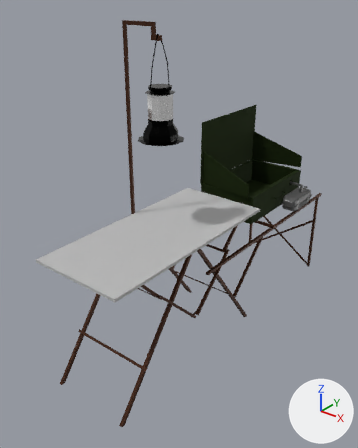
Two versions of the FBX model Assets/The Lost Wanderer Models/Environment/Save Area or Camp/grill set.fbx, one commit apart.
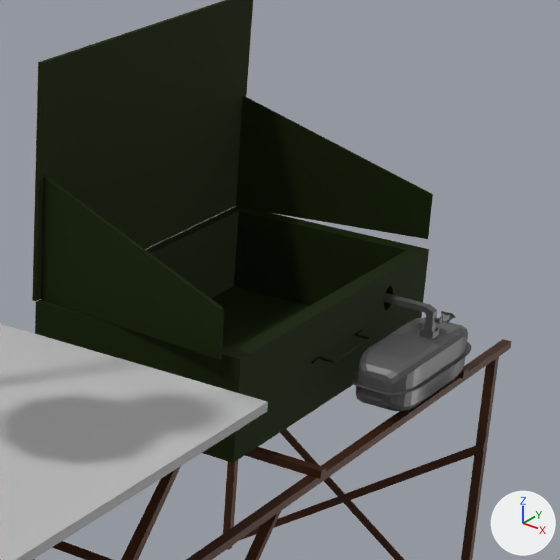
Each version is shown whole from a 50 mm camera at (1.436, -2.68, 2.115) aimed at (-0.32, -0.485, 0.753), then close up on the part from 54% to 93% of the width and 24% to 56% of the height. Arrows for +X, +Y and +Z are at lower right; the lights stay in place. Where no turn or scale is listed for an object, it has been applied to the vertices.

Names of what the first close-up shows: 'Grill', 'Grill Set'.
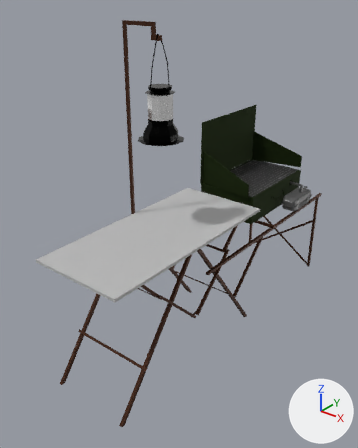
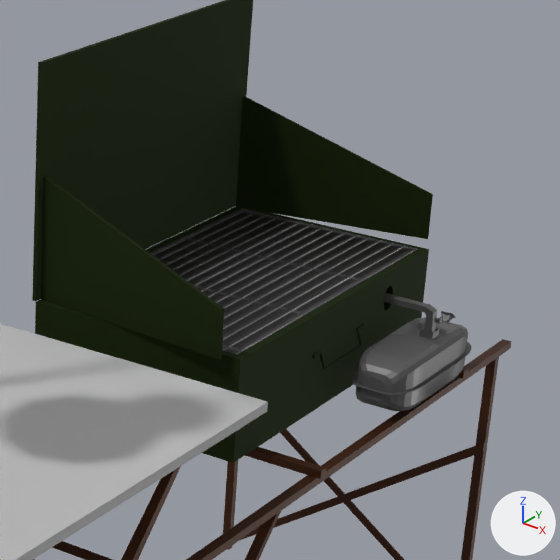
The change, as a list of edits to the scene's bpy script:
```text
Add img_grill_gates_png:
    img_grill_gates_png = load_image('grill gates.png', 'grill gates.png', 1024, 1024, 'sRGB')
Add mat_material_054:
    mat_material_054 = principled_material('Material.054')
    mat_material_054.texture = img_grill_gates_png
Add me_cube_012:
    me_cube_012.from_pydata(...)  # 4 vertices, 1 face; spans x -0.482..-0.086, y 0.001..0.673, z 0.84
    me_cube_012.materials.append(mat_material_054)  # picture img_grill_gates_png
Add ob_grill_001:
    ob_grill_001 = bpy.data.objects.new('Grill.001', me_cube_012)
    ob_grill_001.location = (0.0, 0.0, 0.0)
```

Boxes [x1, y1, x2, y2] around the edits, measured in the close-ups (560 x 560 px):
'Grill.001', added (black): after [47, 208, 419, 355]
